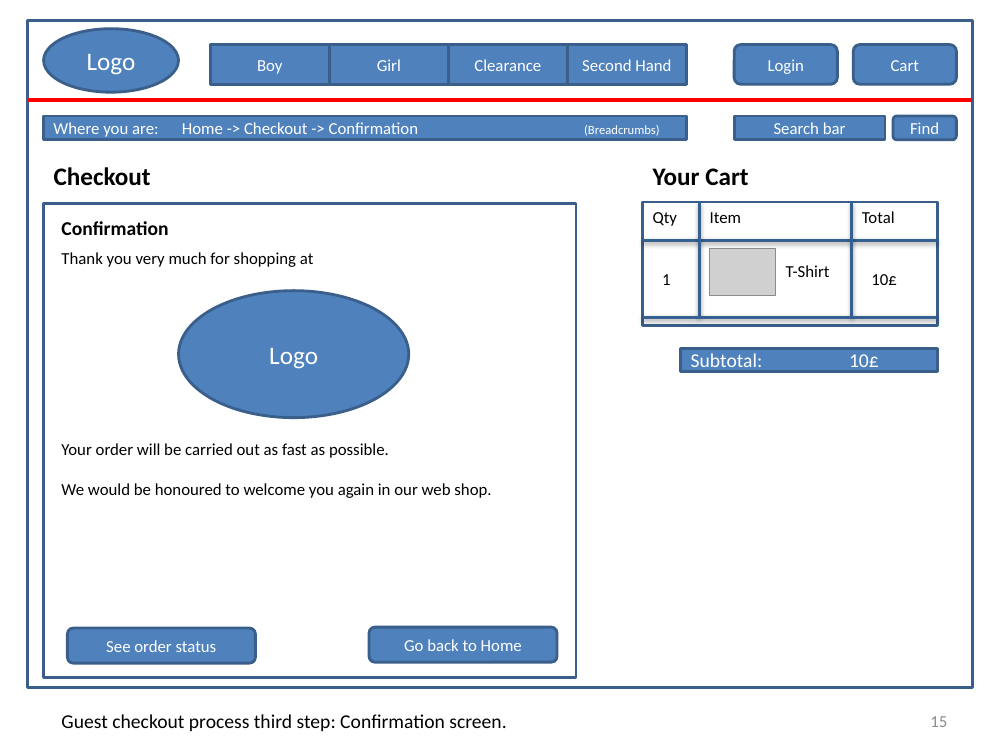
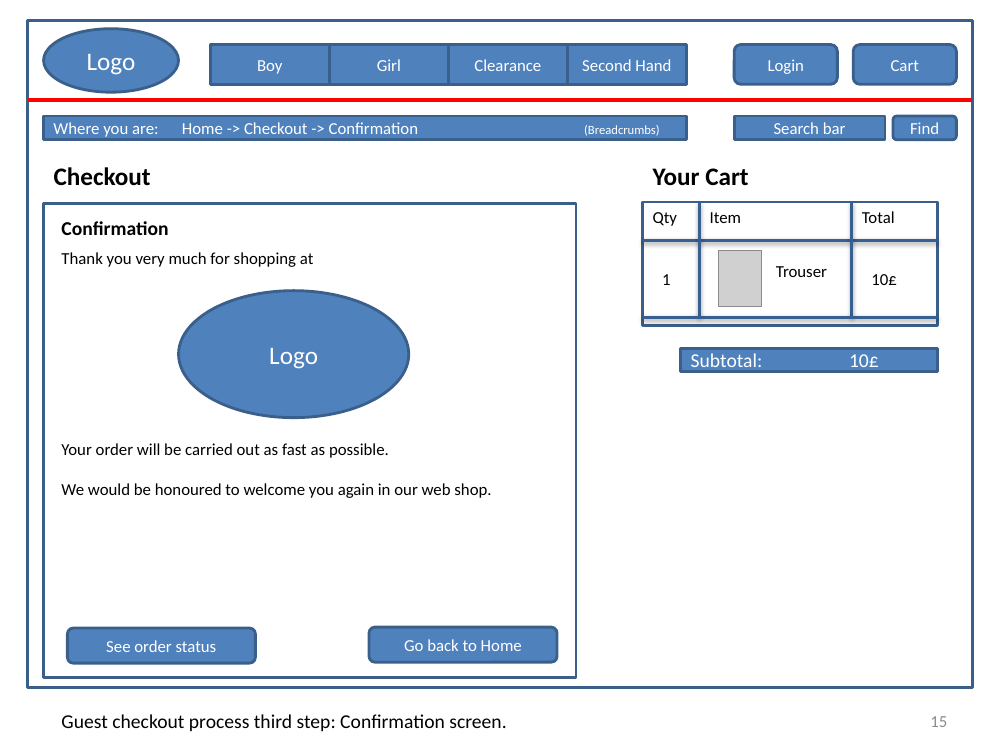
Before and after one commit to joanawelti/Human-Computer-Interaction-Project-AGIJ, a slide deck: slide 15 of Prototype/HCI_Prototype_2.pptx. Drawn at 1008x756 pixels with LibreOffice and Linux fonts; fonts in the diff are those of the drawing; grey boxes stand for pictures. Boxes give left, top, right and bottom in pixels: in the first picture for what was removed or moved away, otherwise in the second. Text is boxed around its words. In the diff, an @@ line names an element or a change of style, - is before the commit and + after.

```diff
--- a/Prototype/HCI_Prototype_2.pptx
+++ b/Prototype/HCI_Prototype_2.pptx
@@ picture: place and size @@
-picture at [710, 248, 776, 295]
+picture at [719, 251, 762, 306]
@@ text added at [776, 266, 827, 277], 12 pt, text #000000 @@
+Trouser
@@ text removed at [786, 265, 830, 277] @@
-T-Shirt
```
Also in this commit, not shown: 5 other slides changed, 1 other file.
